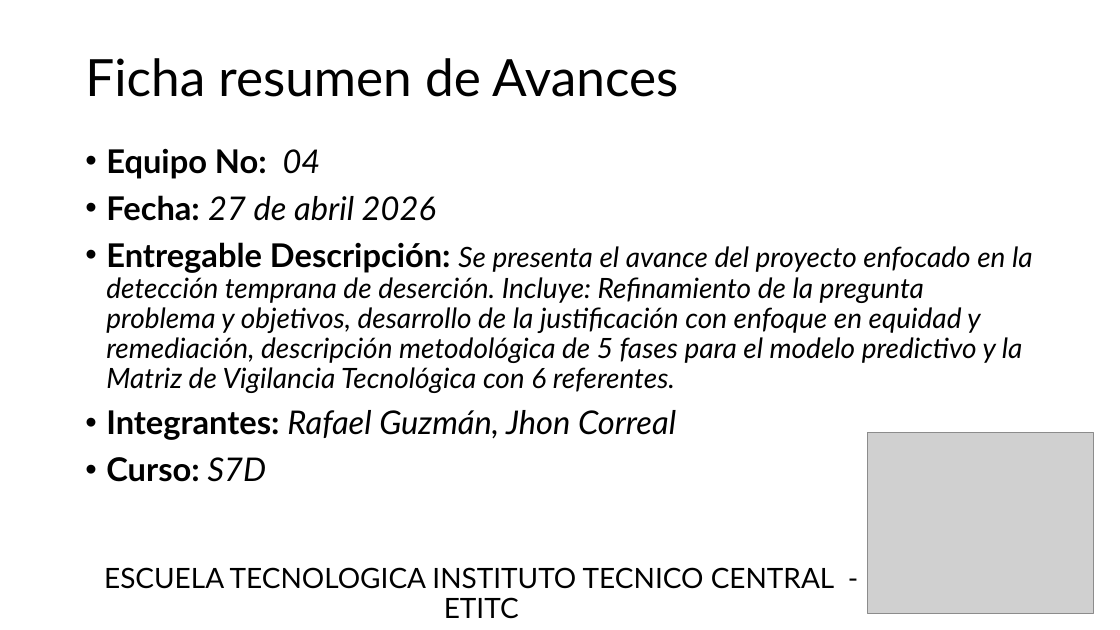
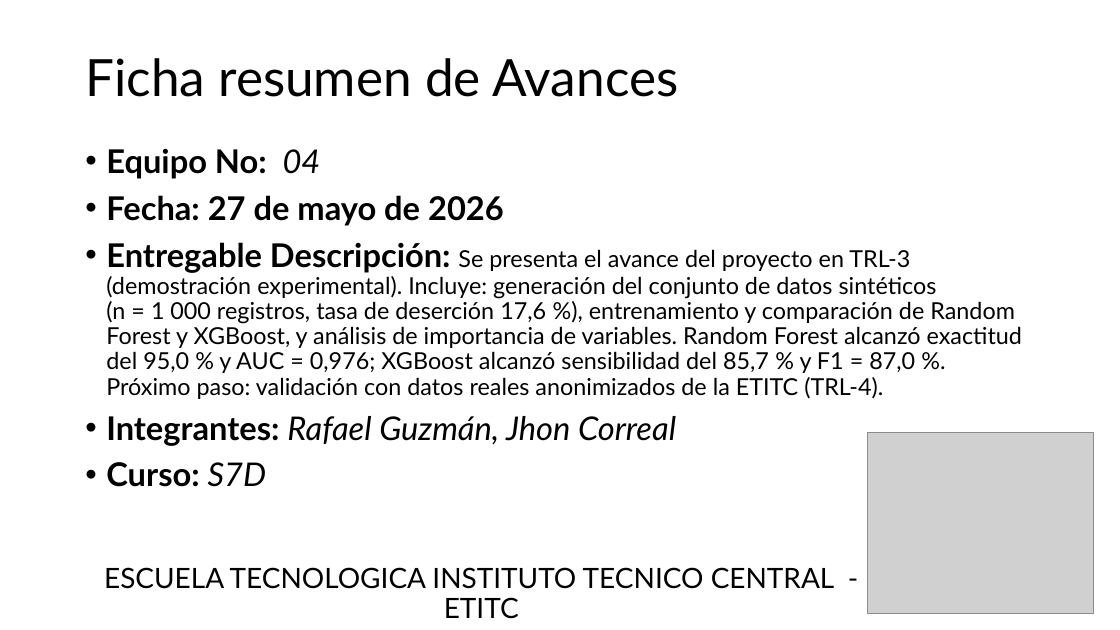
Before and after one commit to ACJUGGLER645/PI_II, a slide deck: slide 2 of documentos/Ficha AVANCES hacia vigilancia tecnologica y anteproyecto completo.pptx. Drawn at 1120x630 pixels with LibreOffice and Linux fonts; fonts in the diff are those of the drawing; grey boxes stand for pictures. Boxes give left, top, right and bottom in pixels: in the first picture for what was removed or moved away, otherwise in the second. Text is boxed around its words. In the diff, an @@ line names an element or a change of style, - is before the commit and + after.

```diff
--- a/documentos/Ficha AVANCES hacia vigilancia tecnologica y anteproyecto completo.pptx
+++ b/documentos/Ficha AVANCES hacia vigilancia tecnologica y anteproyecto completo.pptx
@@ text at <box>106,195,1022,399</box>: text changed; size 24 to 20 pt; italic off @@
-• Fecha: 27 de abril 2026
-• Entregable Descripción: Se presenta el avance del proyecto enfocado en la detección temprana de deserción. Incluye: Refinamiento de la pregunta problema y objetivos, desarrollo de la justificación con enfoque en equidad y remediación, descripción metodológica de 5 fases para el modelo predictivo y la Matriz de Vigilancia Tecnológica con 6 referentes.
+• Fecha: 27 de mayo de 2026
+• Entregable Descripción: Se presenta el avance del proyecto en TRL-3 (demostración experimental). Incluye: generación del conjunto de datos sintéticos (n = 1 000 registros, tasa de deserción 17,6 %), entrenamiento y comparación de Random Forest y XGBoost, y análisis de importancia de variables. Random Forest alcanzó exactitud del 95,0 % y AUC = 0,976; XGBoost alcanzó sensibilidad del 85,7 % y F1 = 87,0 %. Próximo paso: validación con datos reales anonimizados de la ETITC (TRL-4).
```
Also in this commit, not shown: 19 other files.
